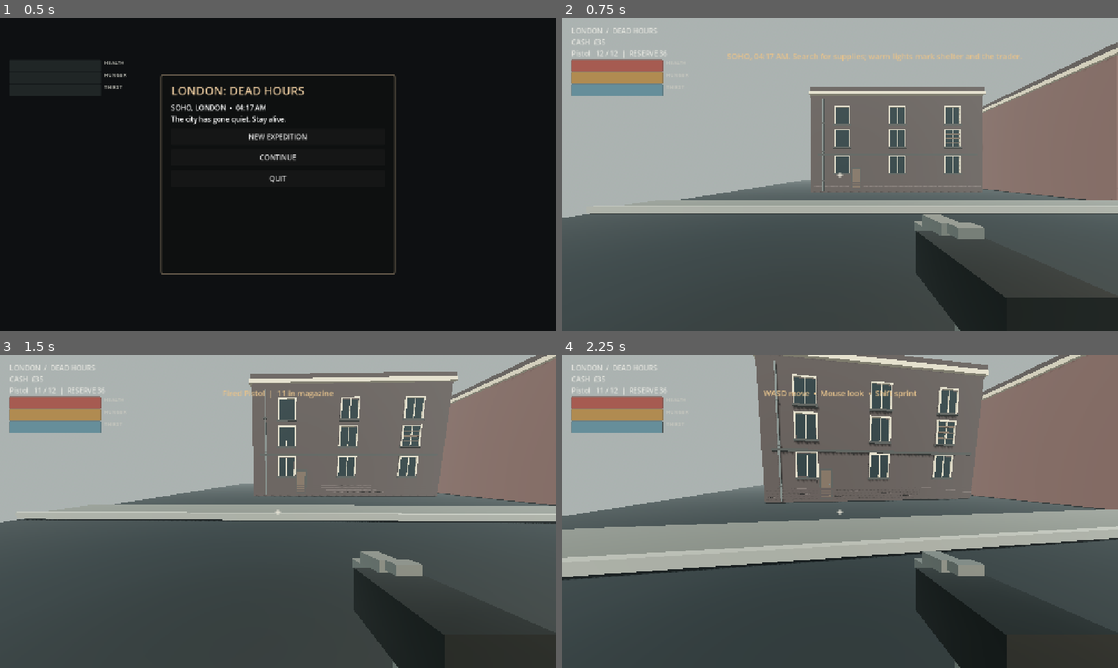
Above: before the commit, frames 1-4 (two rows, left to right).
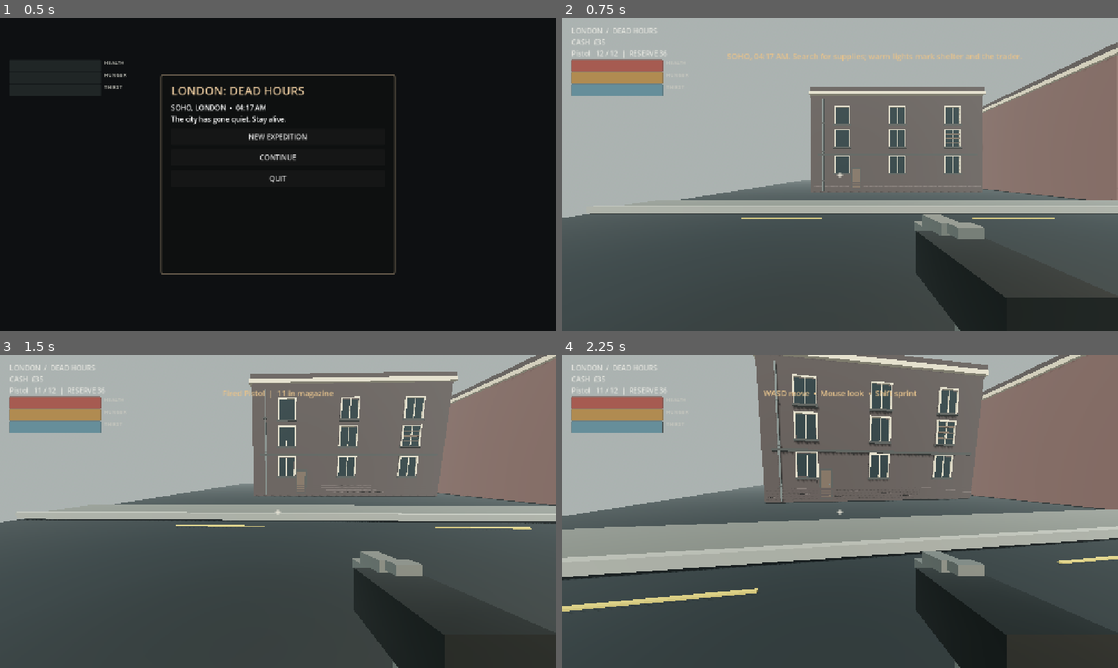
Above: after the commit, the same moments.

Repository: mrbedgrief-ship-it/london-dead-hours
Game: Godot game, scene res://scenes/main.tscn
Same seed, same stepped clock (60 frames per second), same inputs: the game is played once before the commit and once after it.
Inputs (mouse positions are in pixels of both pictures, inside the frame that each line leads up to):
- Up to frame 1 (0.5 s): no input
- Up to frame 2 (0.75 s): click "NEW EXPEDITION" at 0.5 s
- Up to frame 3 (1.5 s): tap Enter at 1.25 s; move the mouse to (272, 517) at 1.27 s; hold W (move_forward) from 1.28 s (still down); hold E (interact) from 1.28 s (still down); click (272, 517) at 1.42 s
- Up to frame 4 (2.25 s): keep holding W (move_forward); tap Space (jump) at 1.52 s; move the mouse to (878, 514) at 2.02 s; release E (interact) at 2.03 s; tap Shift (sprint) at 2.1 s

Frame 1 is identical in both runs. In frame 2, 0.1% of the frame differs, in the area x 32-89%, y 63-65%; in frame 3, 0.2%; in frame 4, 0.7%, in the area x 0-100%, y 64-82%.

Commit message:
Place faded double-yellow markings along street edges

Diff:
--- a/scripts/game.gd
+++ b/scripts/game.gd
@@ -132,7 +132,9 @@
 	for x in range(-45, 46, 9):
 		_box(self, "Faded lane marking", Vector3(x,0.01,0), Vector3(3.0,0.025,0.12), _material(Color("#9b9682"),0.95), false)
 	for z in range(-44, 45, 8):
-		_box(self, "Faded double yellow line", Vector3(0,0.015,z), Vector3(0.075,0.025,2.8), _material(Color("#a18c48"),0.92), false)
+		for side in [-1.0,1.0]:
+			_box(self,"Faded double yellow line",Vector3(side*6.7,0.015,z),Vector3(0.075,0.025,2.8),_material(Color("#a18c48"),0.92),false)
+			_box(self,"Faded cross-street yellow line",Vector3(z,0.015,side*6.7),Vector3(2.8,0.025,0.075),_material(Color("#a18c48"),0.92),false)
 	for side in [-1.0, 1.0]:
 		_box(self,"Kerb",Vector3(0,0.12,side*7.75),Vector3(104,0.24,0.22),_material(Color("#77766e"),0.94))
 		_box(self,"Kerb",Vector3(side*7.75,0.12,0),Vector3(0.22,0.24,104),_material(Color("#77766e"),0.94))
